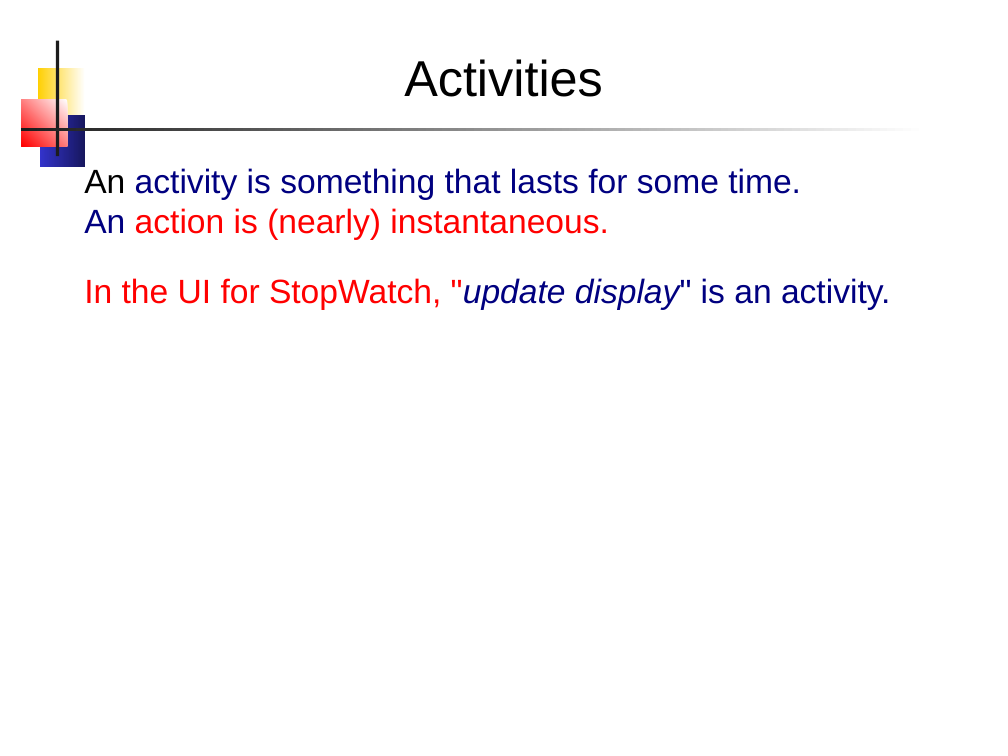
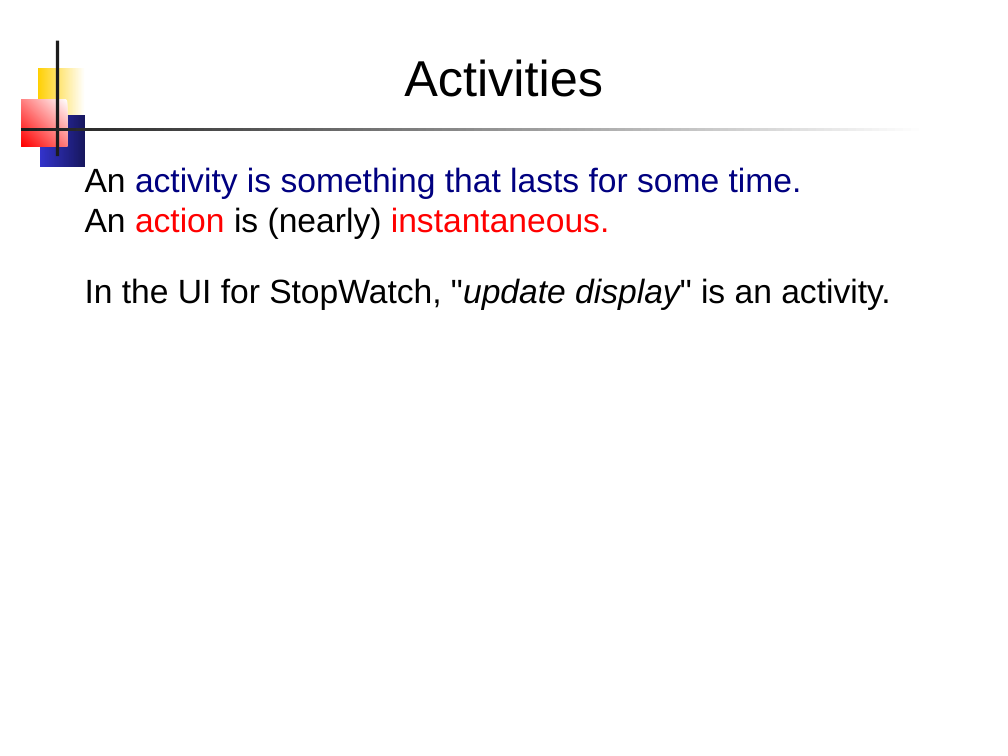
Before and after one commit to skeoop/skeoop.github.io, a slide deck: slide 7 of week9/State Machine.pptx. Drawn at 1008x756 pixels with LibreOffice and Linux fonts; fonts in the diff are those of the drawing. Boxes give left, top, right and bottom in pixels: in the first picture for what was removed or moved away, otherwise in the second. Text is boxed around its words. In the diff, an @@ line names an element or a change of style, - is before the commit and + after.

Commit message:
fix formatting in State Machine slides

```diff
--- a/week9/State Machine.pptx
+++ b/week9/State Machine.pptx
@@ text at [85, 207, 890, 310]: text colour #000080 to #000000 in "An", ""update display" is an activity."; text colour #FF0000 to #000000 in "is (nearly)", "In the UI for StopWatch, "update" @@
```
Also in this commit, not shown: 7 other slides changed, 1 slide added, 1 other file.
